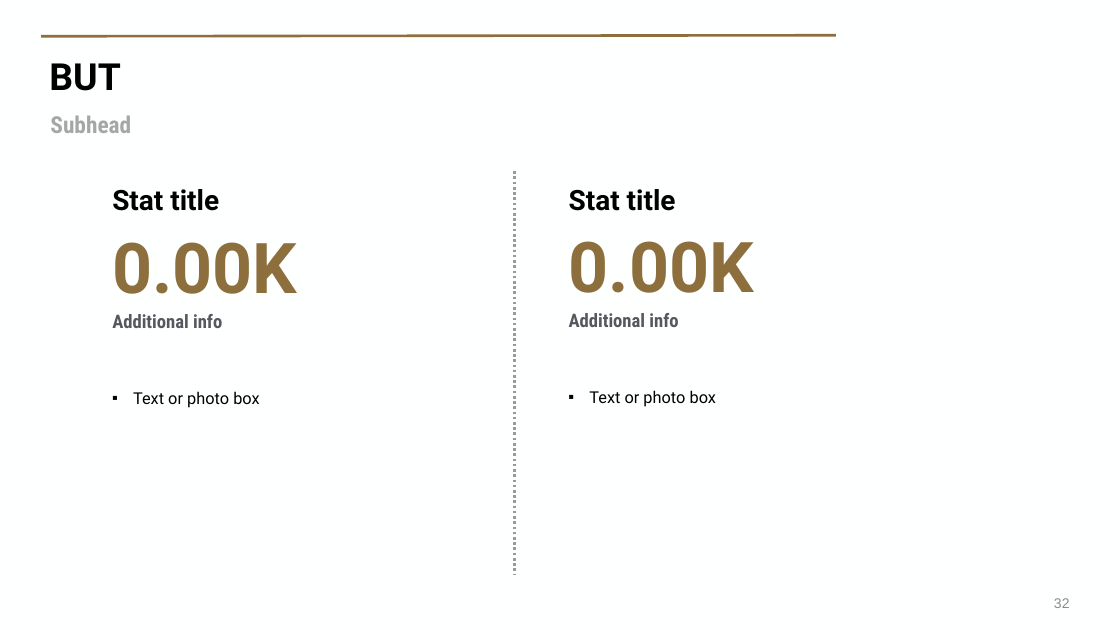
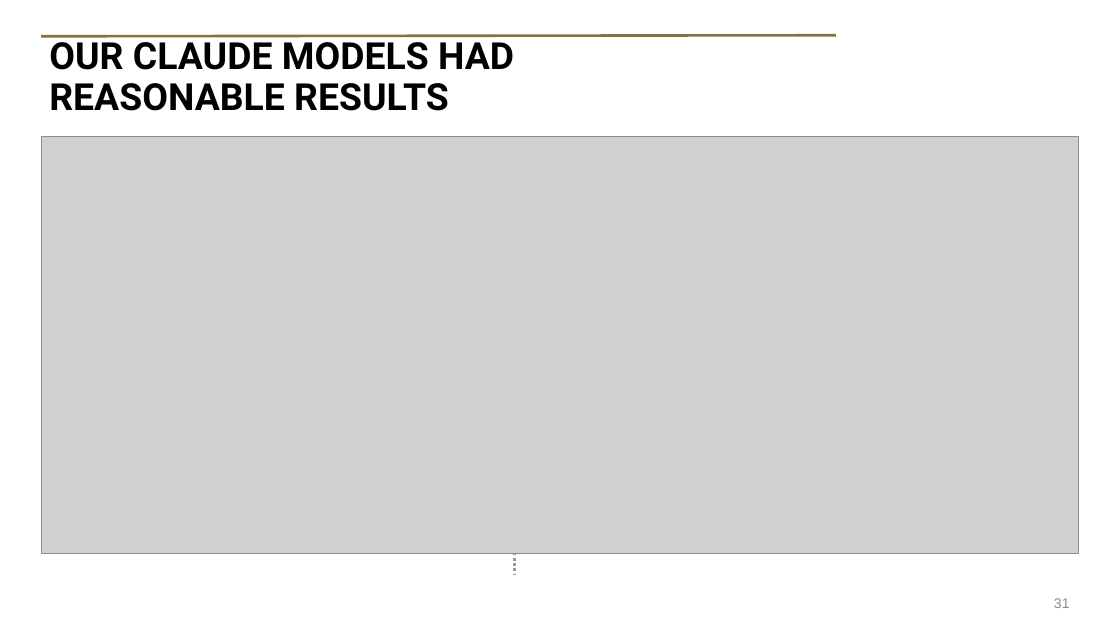
Before and after one commit to Brook-nimuit/AI_HALLUCINATION_CASCADE, a slide deck: slide 31 of PurdueUniversity-Presentation-Template-Widescreen-BrandFonts-2026.pptx/PurdueUniversity-Presentation-Template-Widescreen-BrandFonts-2026.pptx (slide 32 before the commit). Drawn at 1120x630 pixels with LibreOffice and Linux fonts; fonts in the diff are those of the drawing; grey boxes stand for pictures; background and template pictures are left out. Boxes give left, top, right and bottom in pixels: in the first picture for what was removed or moved away, otherwise in the second. Text is boxed around its words. In the diff, an @@ line names an element or a change of style, - is before the commit and + after.

```diff
--- a/PurdueUniversity-Presentation-Template-Widescreen-BrandFonts-2026.pptx/PurdueUniversity-Presentation-Template-Widescreen-BrandFonts-2026.pptx
+++ b/PurdueUniversity-Presentation-Template-Widescreen-BrandFonts-2026.pptx/PurdueUniversity-Presentation-Template-Widescreen-BrandFonts-2026.pptx
@@ title at (49, 35, 514, 111): text changed @@
-BUT
+OUR CLAUDE MODELS HAD REASONABLE RESULTS
@@ text removed at (50, 115, 131, 133) @@
-Subhead
@@ picture added at (41, 136, 1079, 554) @@
@@ text removed at (112, 189, 219, 211) @@
-Stat title
@@ text removed at (569, 189, 676, 211) @@
-Stat title
@@ text removed at (112, 242, 297, 294) @@
-0.00K
@@ text removed at (569, 241, 754, 293) @@
-0.00K
@@ text removed at (112, 314, 222, 328) @@
-Additional info
@@ text removed at (569, 313, 678, 327) @@
-Additional info
@@ page number at (1054, 598, 1070, 608): text changed @@
-32
+31
```
Also in this commit, not shown: 9 other slides changed, 8 slides added, 24 slides removed, 16 other files.
